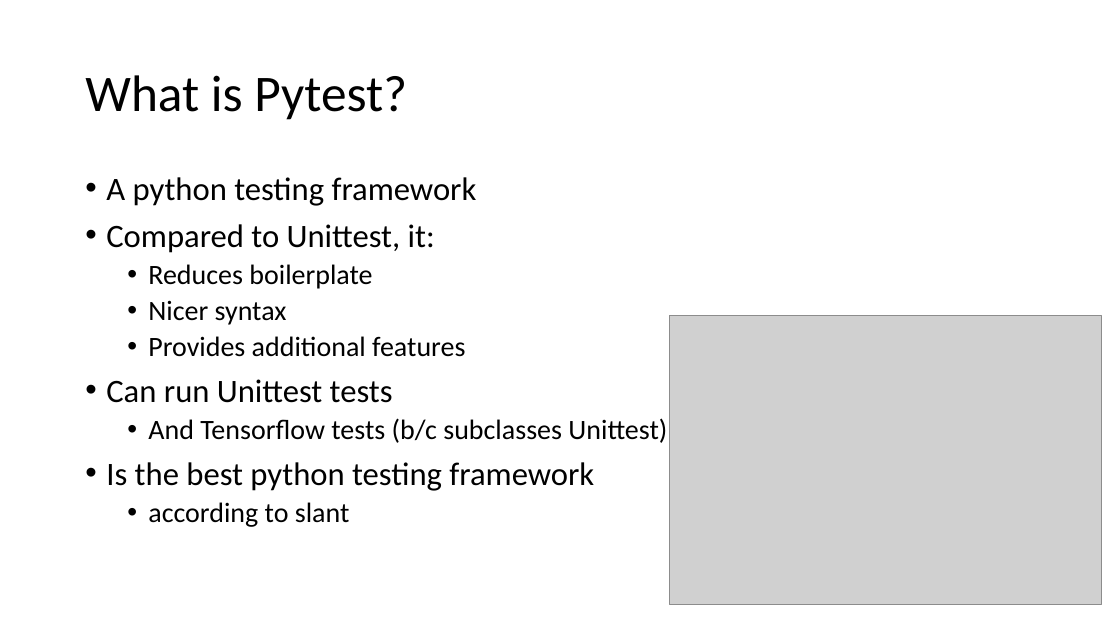
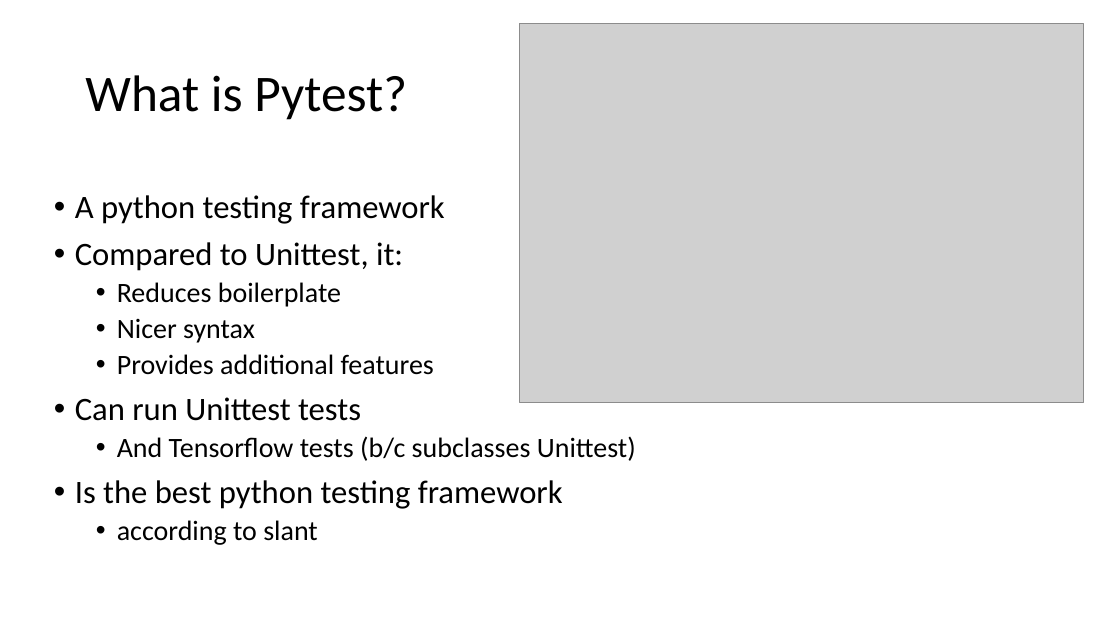
Before and after one commit to wbkdef/pytest_magic_presentation, a slide deck: slide 2 of Presentation/PytestMagic2.pptm. Drawn at 1120x630 pixels with LibreOffice and Linux fonts; fonts in the diff are those of the drawing; grey boxes stand for pictures. Boxes give left, top, right and bottom in pixels: in the first picture for what was removed or moved away, otherwise in the second. Text is boxed around its words. In the diff, an @@ line names an element or a change of style, - is before the commit and + after.

```diff
--- a/Presentation/PytestMagic2.pptm
+++ b/Presentation/PytestMagic2.pptm
@@ picture: place and size @@
-picture at <box>670,315,1102,605</box>
+picture at <box>519,24,1084,402</box>
@@ text "A python testing framework": place and size @@
-text "A python testing framework" at <box>106,177,667,527</box>
+text "A python testing framework" at <box>75,195,636,545</box>
```
Also in this commit, not shown: 1 other slide changed, 1 slide added, 2 other files.
